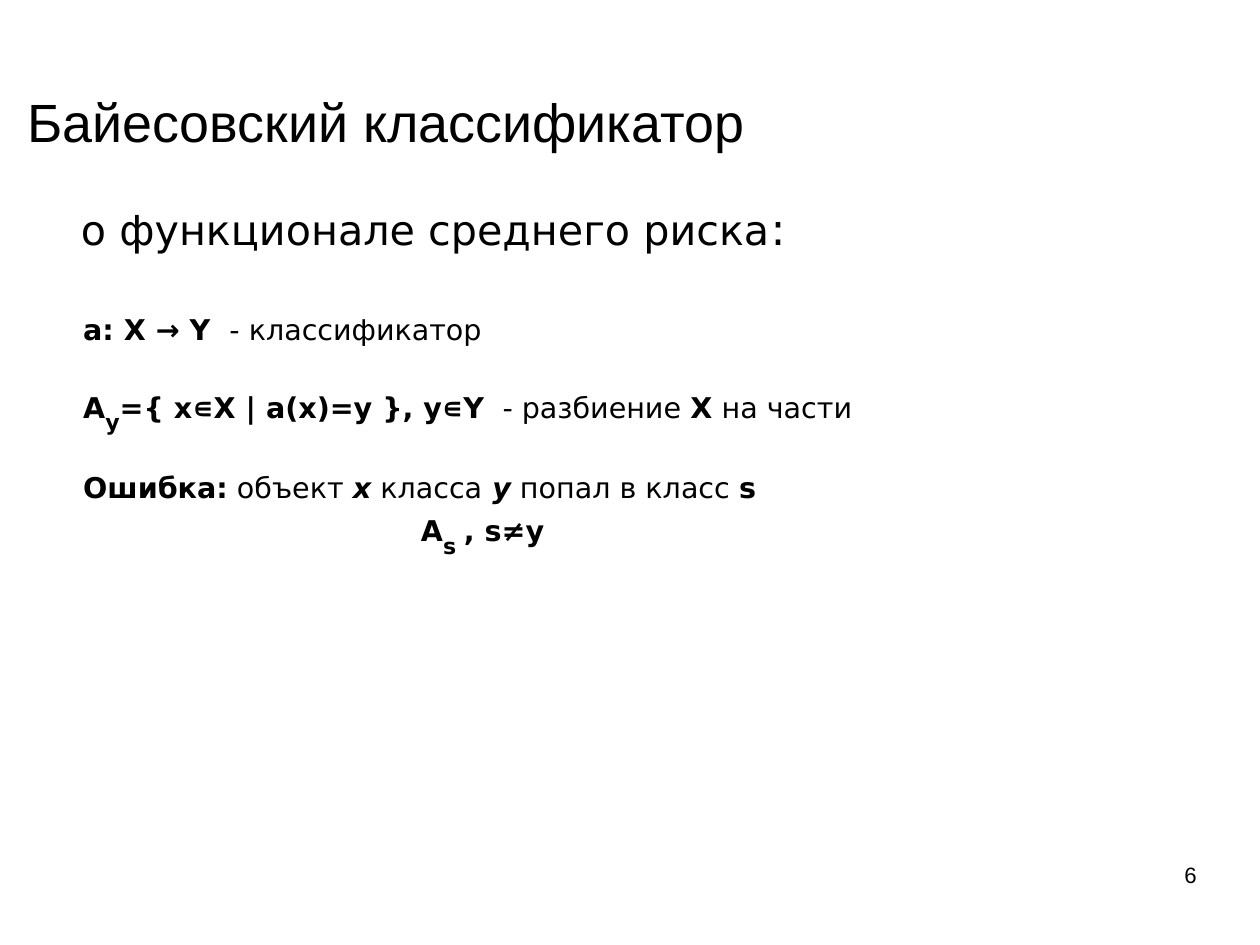
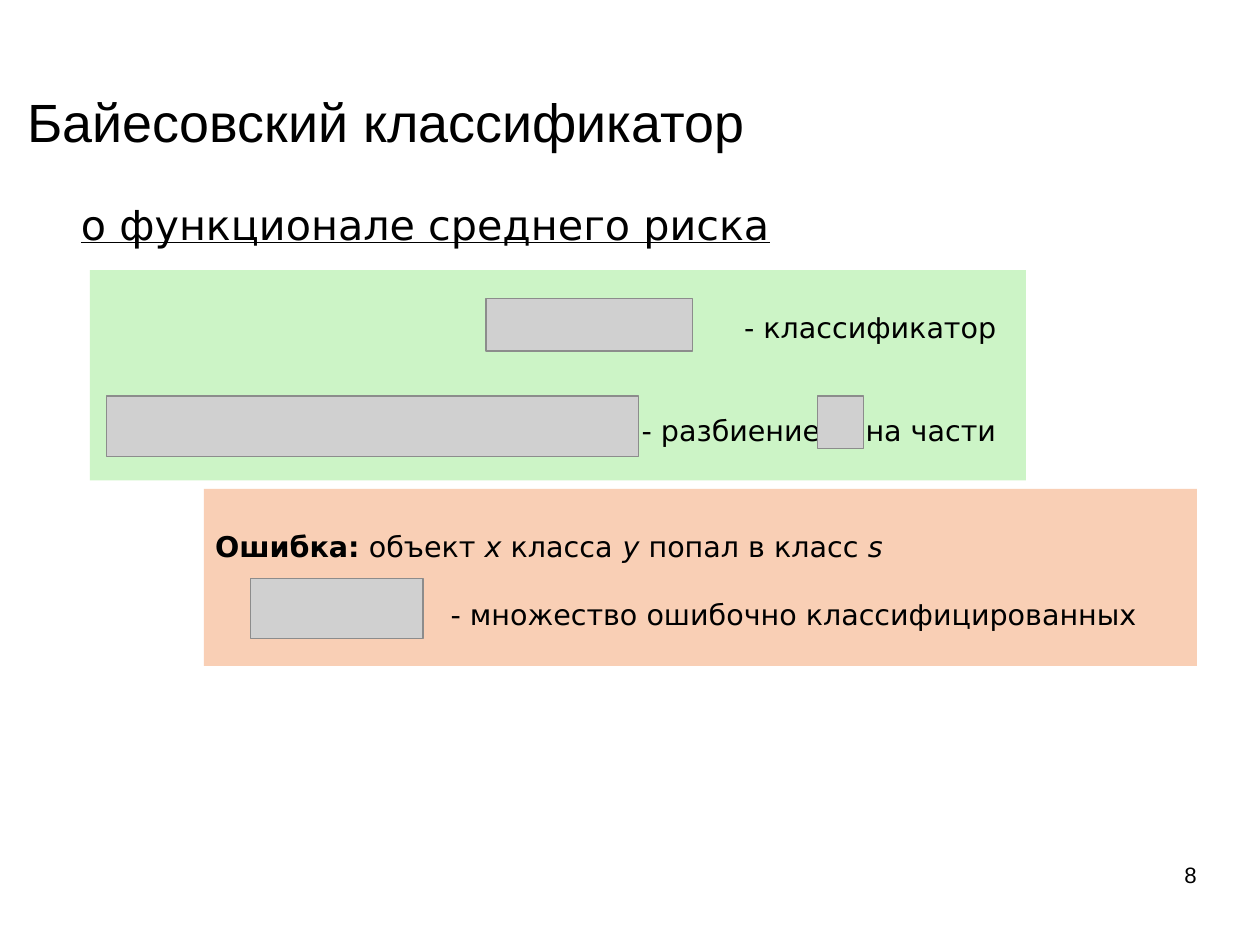
Before and after one commit to mechanoid5/ml_lectorium_legacy, a slide deck: slide 8 of 09-bayes.odp (slide 6 before the commit). Drawn at 1260x945 pixels with LibreOffice and Linux fonts; fonts in the diff are those of the drawing; grey boxes stand for pictures; background and template pictures are left out. Boxes give left, top, right and bottom in pixels: in the first picture for what was removed or moved away, otherwise in the second. Text is boxed around its words. In the diff, an @@ line names an element or a change of style, - is before the commit and + after.

```diff
--- a/09-bayes.odp
+++ b/09-bayes.odp
@@ title at <box>81,210,769,249</box>: text changed @@
-о функционале среднего риска:
+о функционале среднего риска
@@ rectangle added at <box>90,270,1027,480</box>, fill #CCF4C6, 18 pt, text #000000 @@
+- классификатор
+- разбиение на части
@@ picture added at <box>486,298,692,351</box> @@
@@ text removed at <box>83,319,852,547</box> @@
-a: X → Y - классификатор
-Ay={ x∊X | a(x)=y }, y∊Y - разбиение Х на части
-Ошибка: объект x класса y попал в класс s
-As , s≠y
@@ picture added at <box>106,396,639,456</box> @@
@@ picture added at <box>818,396,864,448</box> @@
@@ rectangle added at <box>204,489,1197,667</box>, fill #F9CFB5, 18 pt, text #000000 @@
+Ошибка: объект x класса y попал в класс s
+- множество ошибочно классифицированных
@@ picture added at <box>250,579,423,638</box> @@
@@ page number at <box>1184,867,1196,884</box>: text changed @@
-6
+8
```
Also in this commit, not shown: 7 other slides changed, 5 slides added, 23 slides removed, 2 other files.
